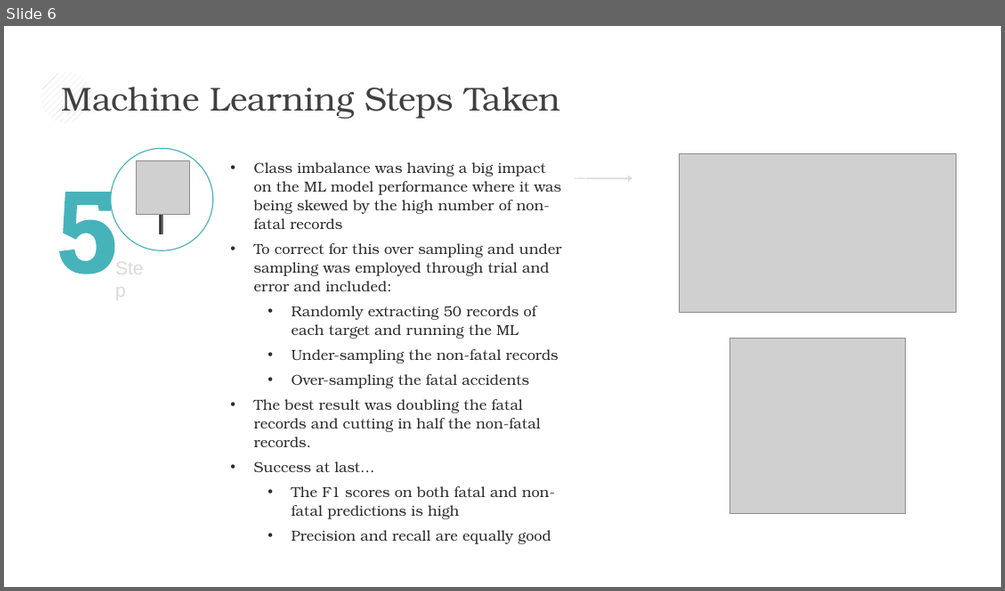
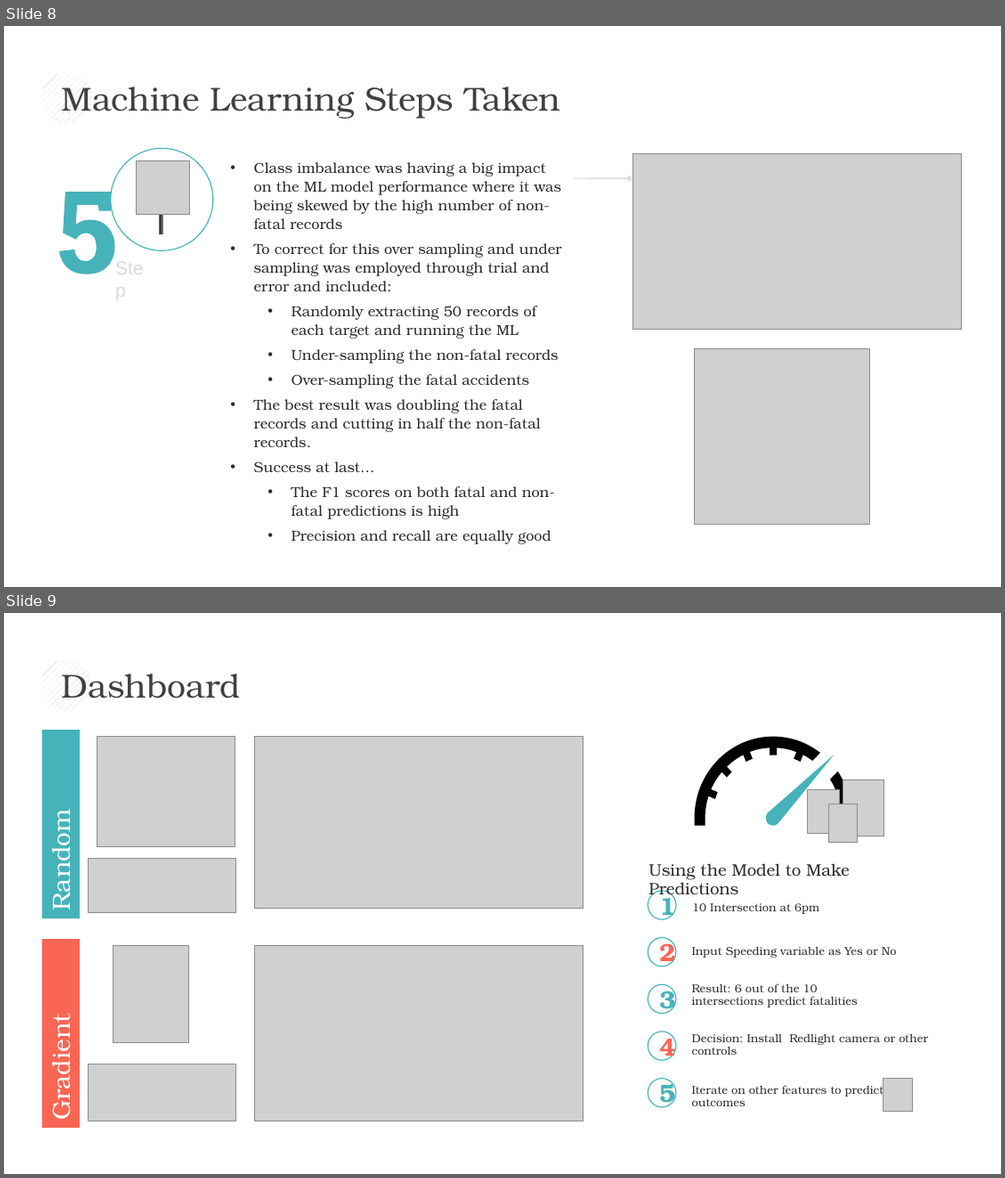
Before and after one commit to barharding/Crash-Detectives, a slide deck: ML Notebooks/ML_Steps_and_Outcomes_v1.pptx. Shown one above the other, each under a label of ours: slide 6 before the commit, slides 8 and 9 after it. The pictures are 1005x591 and 1005x1178 pixels, drawn with LibreOffice and Linux fonts; fonts in the diff are those of the drawing; grey boxes stand for pictures. Boxes give left, top, right and bottom in pixels: in the first picture for what was removed or moved away, otherwise in the second. Text is boxed around its words. In the diff, an @@ line names an element or a change of style, - is before the commit and + after.

```diff
--- a/ML Notebooks/ML_Steps_and_Outcomes_v1.pptx
+++ b/ML Notebooks/ML_Steps_and_Outcomes_v1.pptx
@@ slide 9 added at (x1=4, y1=613, x2=1001, y2=1174), background #FFFFFF @@
@@ ellipse added at (x1=40, y1=659, x2=91, y2=710), fill pattern #BFBFBF on #FFFFFF @@
@@ text added at (x1=62, y1=674, x2=241, y2=698), 32 pt, text #404040 @@
+Dashboard
@@ arrow added from (341, 704) to (65, 704), #D9D9D9 0.5 pt @@
@@ rectangle added at (x1=42, y1=730, x2=80, y2=918), fill #46B3BA, 24 pt, text #FFFFFF @@
+Random Forest
@@ picture added at (x1=97, y1=737, x2=235, y2=846) @@
@@ picture added at (x1=254, y1=737, x2=582, y2=908) @@
@@ freeform shape added at (x1=695, y1=737, x2=820, y2=826), fill #000000 @@
@@ freeform shape added at (x1=766, y1=755, x2=834, y2=826), fill #46B3BA @@
@@ freeform shape added at (x1=829, y1=771, x2=852, y2=826), fill #000000 @@
@@ picture added at (x1=808, y1=789, x2=840, y2=834) @@
@@ picture added at (x1=843, y1=779, x2=884, y2=836) @@
@@ picture added at (x1=829, y1=803, x2=858, y2=842) @@
@@ picture added at (x1=89, y1=859, x2=235, y2=913) @@
@@ text added at (x1=648, y1=863, x2=850, y2=900), 16 pt, text #2B2B2B @@
+Using the Model to Make Predictions
@@ ellipse added at (x1=647, y1=891, x2=676, y2=919), fill #FFFFFF, outline #46B3BA 1 pt, 24 pt, text #46B3BA, bold @@
+1
@@ text added at (x1=692, y1=903, x2=819, y2=914), 11 pt, text #2B2B2B @@
+10 Intersection at 6pm
@@ rectangle added at (x1=42, y1=939, x2=80, y2=1127), fill #F96654, 24 pt, text #FFFFFF @@
+Gradient Boost
@@ picture added at (x1=113, y1=946, x2=189, y2=1042) @@
@@ picture added at (x1=254, y1=946, x2=582, y2=1121) @@
@@ ellipse added at (x1=647, y1=938, x2=676, y2=966), fill #FFFFFF, outline #46B3BA 1 pt, 24 pt, text #F96654, bold @@
+2
@@ text added at (x1=692, y1=947, x2=897, y2=957), 11 pt, text #2B2B2B @@
+Input Speeding variable as Yes or No
@@ ellipse added at (x1=647, y1=985, x2=676, y2=1013), fill #FFFFFF, outline #46B3BA 1 pt, 24 pt, text #46B3BA, bold @@
+3
@@ text added at (x1=692, y1=983, x2=858, y2=1007), 11 pt, text #2B2B2B @@
+Result: 6 out of the 10 intersections predict fatalities
@@ ellipse added at (x1=647, y1=1031, x2=676, y2=1060), fill #FFFFFF, outline #46B3BA 1 pt, 24 pt, text #F96654, bold @@
+4
@@ text added at (x1=692, y1=1034, x2=928, y2=1045), 11 pt, text #2B2B2B @@
+Decision: Install Redlight camera or other controls
@@ picture added at (x1=88, y1=1064, x2=235, y2=1121) @@
@@ ellipse added at (x1=647, y1=1078, x2=676, y2=1107), fill #FFFFFF, outline #46B3BA 1 pt, 24 pt, text #46B3BA, bold @@
+5
@@ text added at (x1=692, y1=1083, x2=884, y2=1106), 11 pt, text #2B2B2B @@
+Iterate on other features to predict
+outcomes
@@ picture added at (x1=883, y1=1078, x2=913, y2=1111) @@
@@ what was slide 6 is now slide 8 @@
@@ slide 8 changed as well @@
@@ picture resized from (x1=680, y1=154, x2=956, y2=312) to (x1=633, y1=154, x2=961, y2=329) @@
@@ picture moved from (x1=730, y1=338, x2=905, y2=513) to (x1=695, y1=349, x2=869, y2=524) @@
```
Also in this commit, not shown: 5 other slides changed, 2 other slides added, 2 other files.
